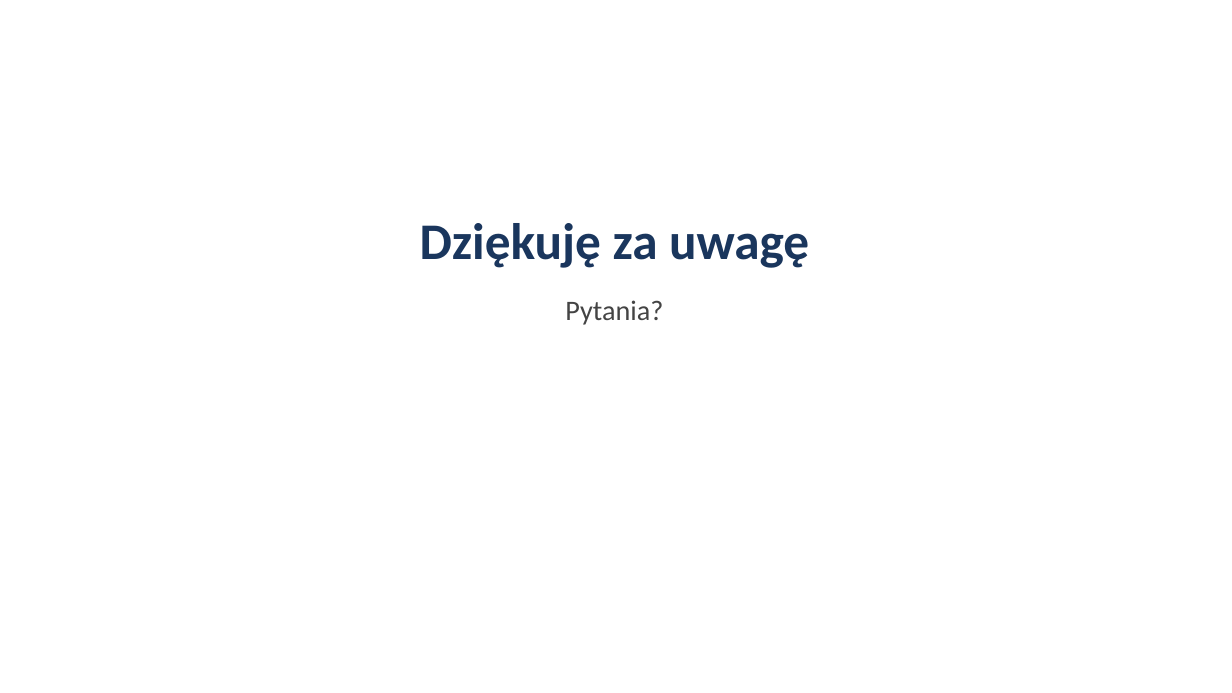
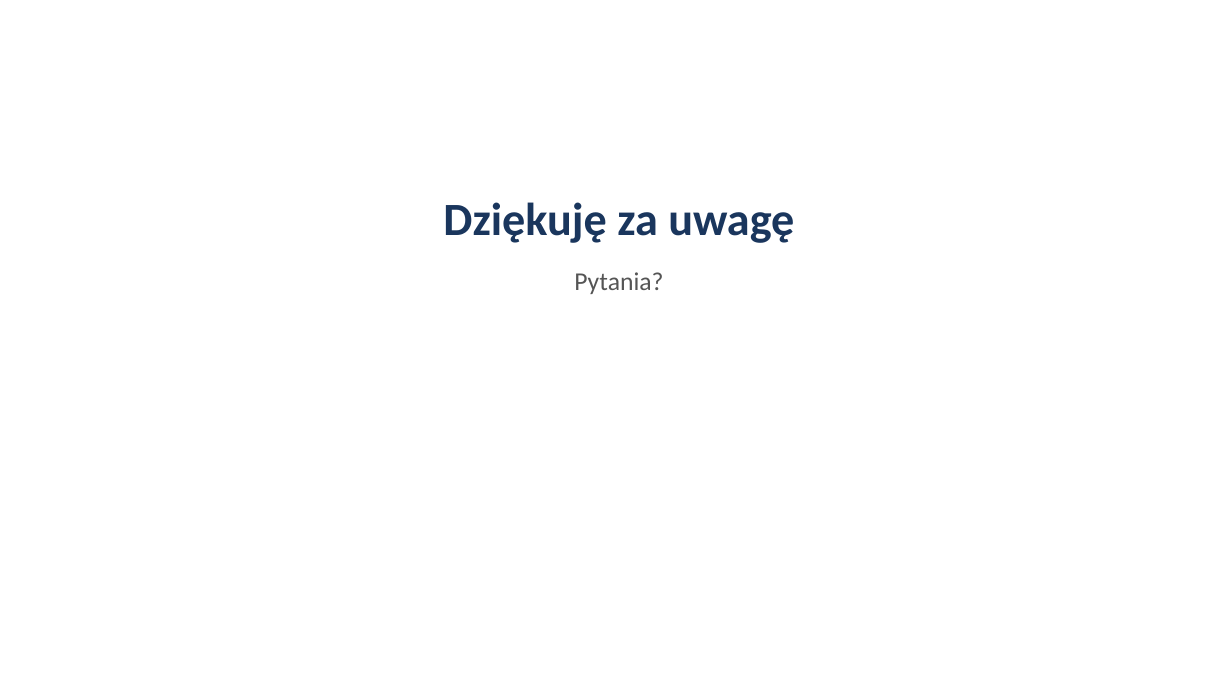
Before and after one commit to PL77239/RESEARCH, a slide deck: slide 23 of prezentacja/prezentacja-os.pptx (slide 17 before the commit). Drawn at 1232x693 pixels with LibreOffice and Linux fonts; fonts in the diff are those of the drawing. Boxes give left, top, right and bottom in pixels: in the first picture for what was removed or moved away, otherwise in the second. Text is boxed around its words. In the diff, an @@ line names an element or a change of style, - is before the commit and + after.

```diff
--- a/prezentacja/prezentacja-os.pptx
+++ b/prezentacja/prezentacja-os.pptx
@@ text "Dziękuję za uwagę": place and size @@
-text "Dziękuję za uwagę" at (420,223,809,325)
+text "Dziękuję za uwagę" at (443,202,794,294)
@@ text "Dziękuję za uwagę" at (443,202,794,294): size 40 to 36 pt in "Dziękuję za uwagę"; size 22 to 20 pt, text colour #444444 to #555555 in "Pytania?"; less space between paragraphs @@
```
Also in this commit, not shown: 1 other slide changed, 21 slides added, 15 slides removed.
